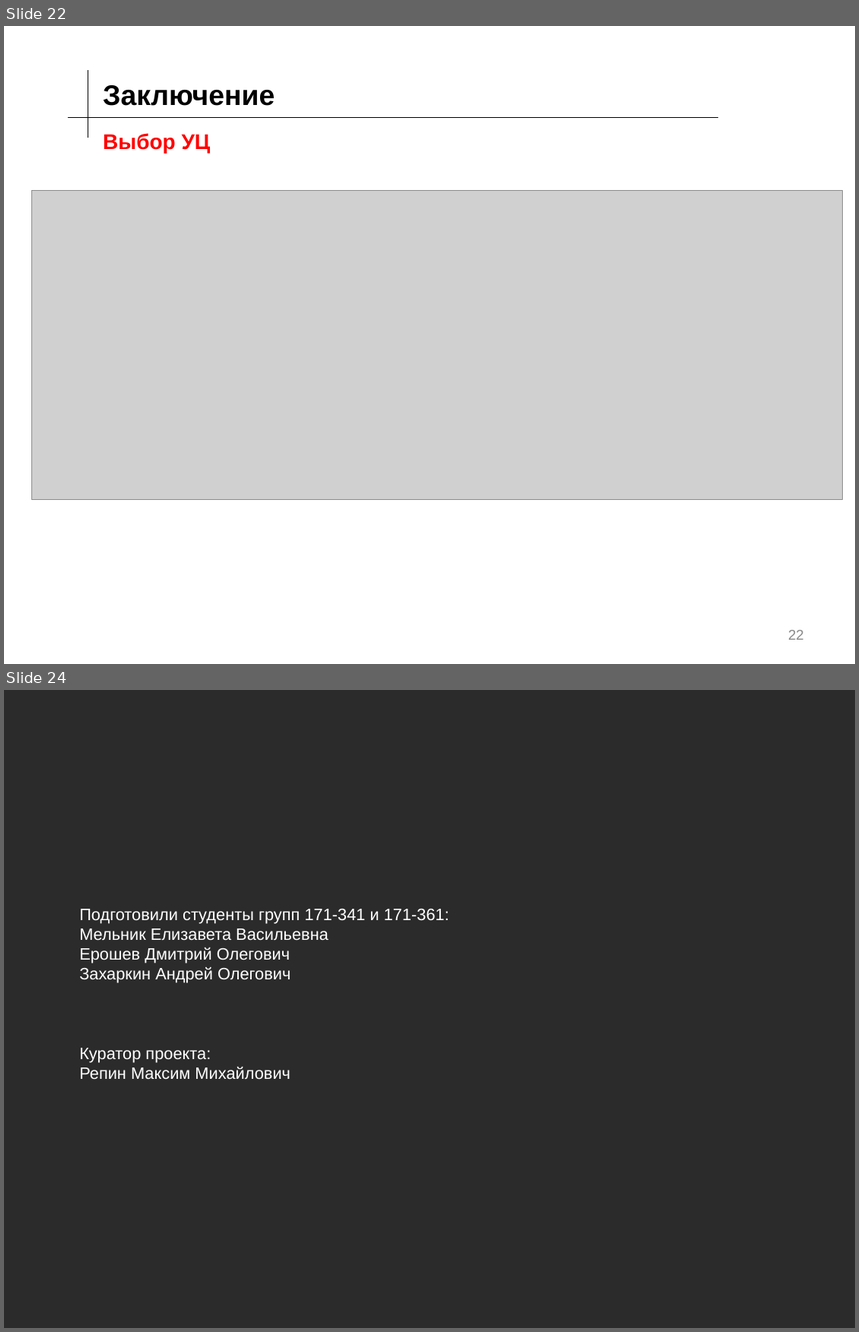
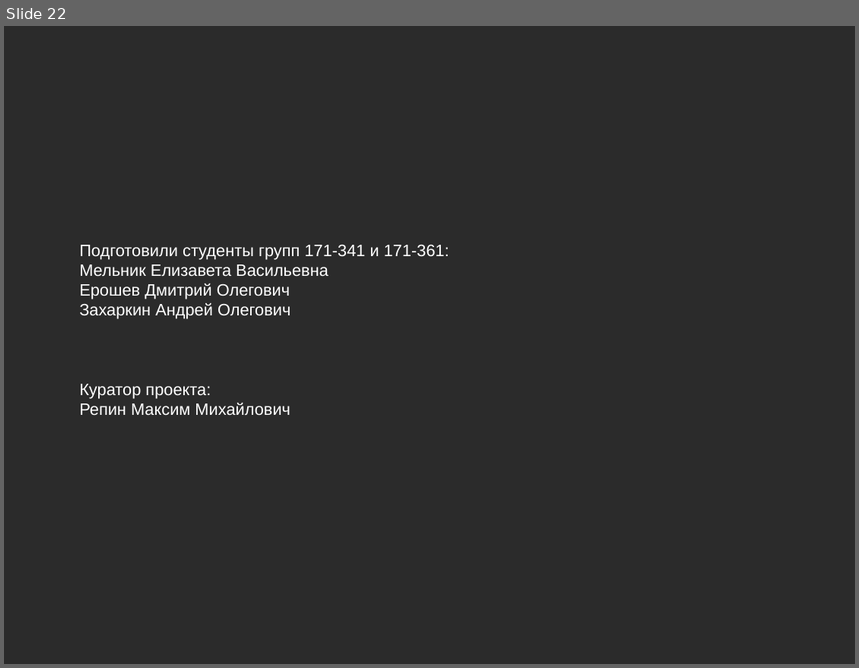
Before and after one commit to KnopaEl/Project, a slide deck: ПД(171-341).pptx. Shown one above the other, each under a label of ours: slides 22 and 24 before the commit, slide 22 after it; the slides between them are not shown. The pictures are 859x1332 and 859x668 pixels, drawn with LibreOffice and Linux fonts; fonts in the diff are those of the drawing; grey boxes stand for pictures; background and template pictures are left out; a plain dark background stands for a picture behind light text. Boxes give left, top, right and bottom in pixels: in the first picture for what was removed or moved away, otherwise in the second. Text is boxed around its words. In the diff, an @@ line names an element or a change of style, - is before the commit and + after.

```diff
--- a/ПД(171-341).pptx
+++ b/ПД(171-341).pptx
@@ slide 22 removed at (4,26,855,664), background picture (left out) @@
@@ line removed from (88, 138) to (88, 70) @@
@@ text removed at (103,85,275,106) @@
-Заключение
@@ line removed from (68, 117) to (719, 117) @@
@@ title removed at (103,133,211,153) @@
-Выбор УЦ
@@ picture removed at (31,190,842,500) @@
@@ page number removed at (788,630,804,640) @@
-22
@@ what was slide 24 is now slide 22 @@
```
Also in this commit, not shown: 17 slides changed, 1 other slide removed.
